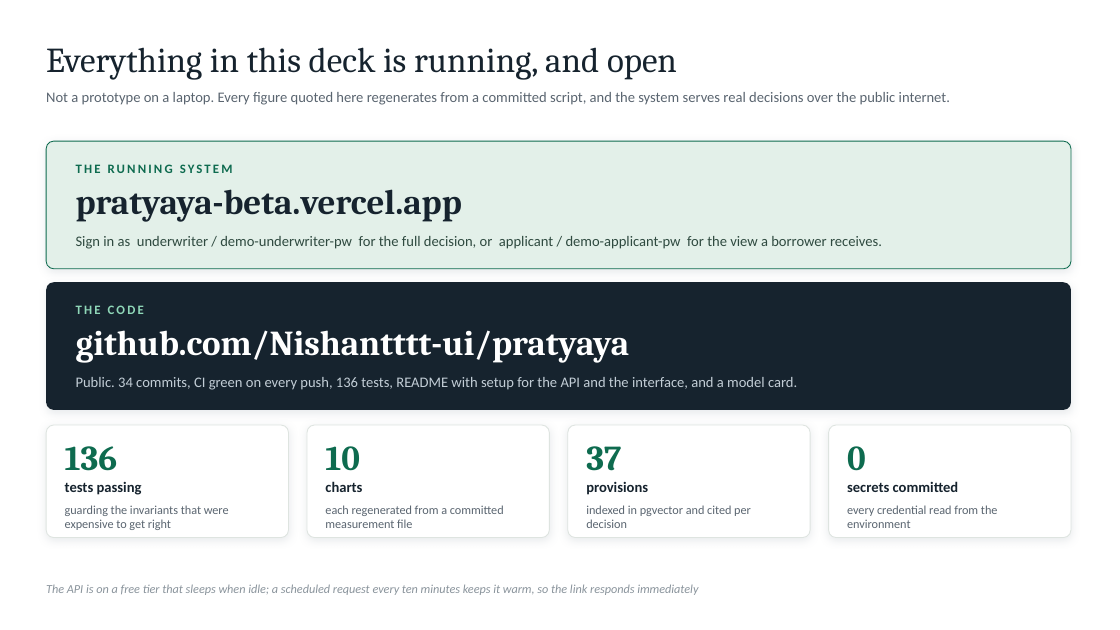
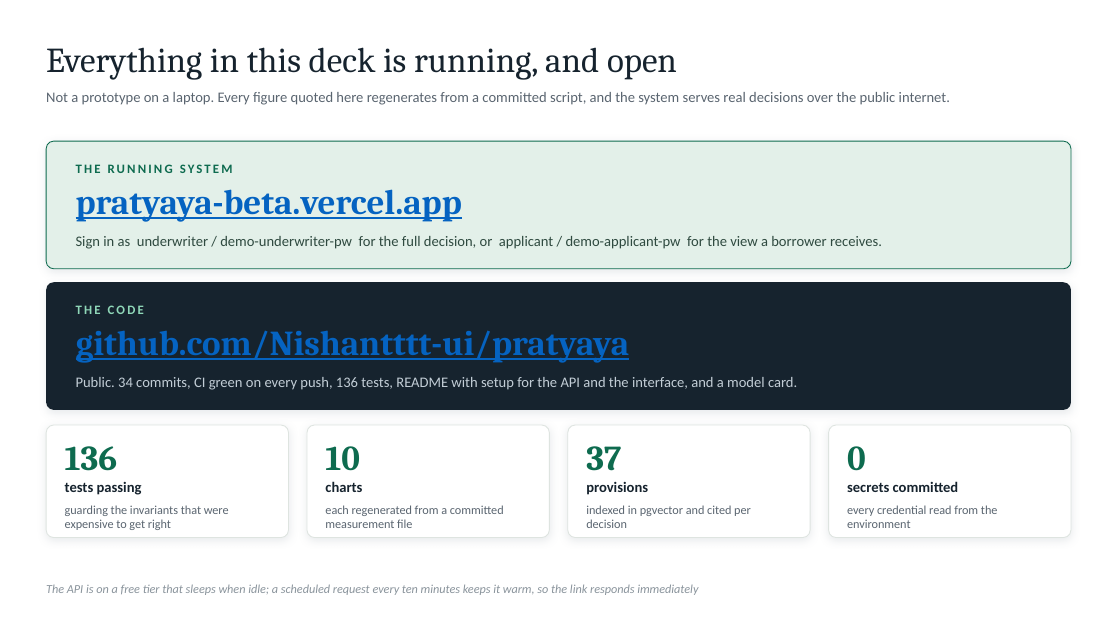
Before and after one commit to Nishantttt-ui/pratyaya, a slide deck: slide 32 of docs/Pratyaya-Synchrony-Hackathon.pptx. Drawn at 1120x630 pixels with LibreOffice and Linux fonts; fonts in the diff are those of the drawing. Boxes give left, top, right and bottom in pixels: in the first picture for what was removed or moved away, otherwise in the second. Text is boxed around its words. In the diff, an @@ line names an element or a change of style, - is before the commit and + after.

```diff
--- a/docs/Pratyaya-Synchrony-Hackathon.pptx
+++ b/docs/Pratyaya-Synchrony-Hackathon.pptx
@@ text "pratyaya-beta.vercel.app" at (x1=76, y1=189, x2=462, y2=222): text colour #16232E to #0563C1, underline on @@
@@ text "github.com/Nishantttt-ui/pratyaya" at (x1=76, y1=330, x2=630, y2=363): text colour #FFFFFF to #0563C1, underline on @@
```
Also in this commit, not shown: 3 other slides changed, 1 other file.
